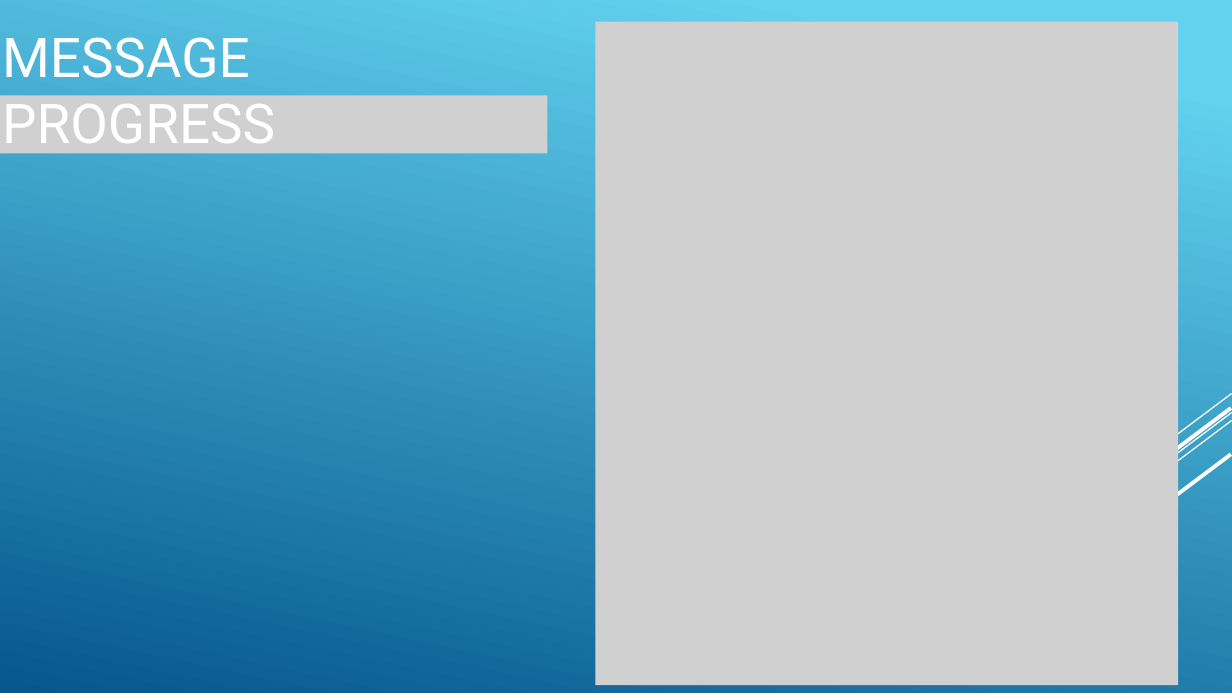
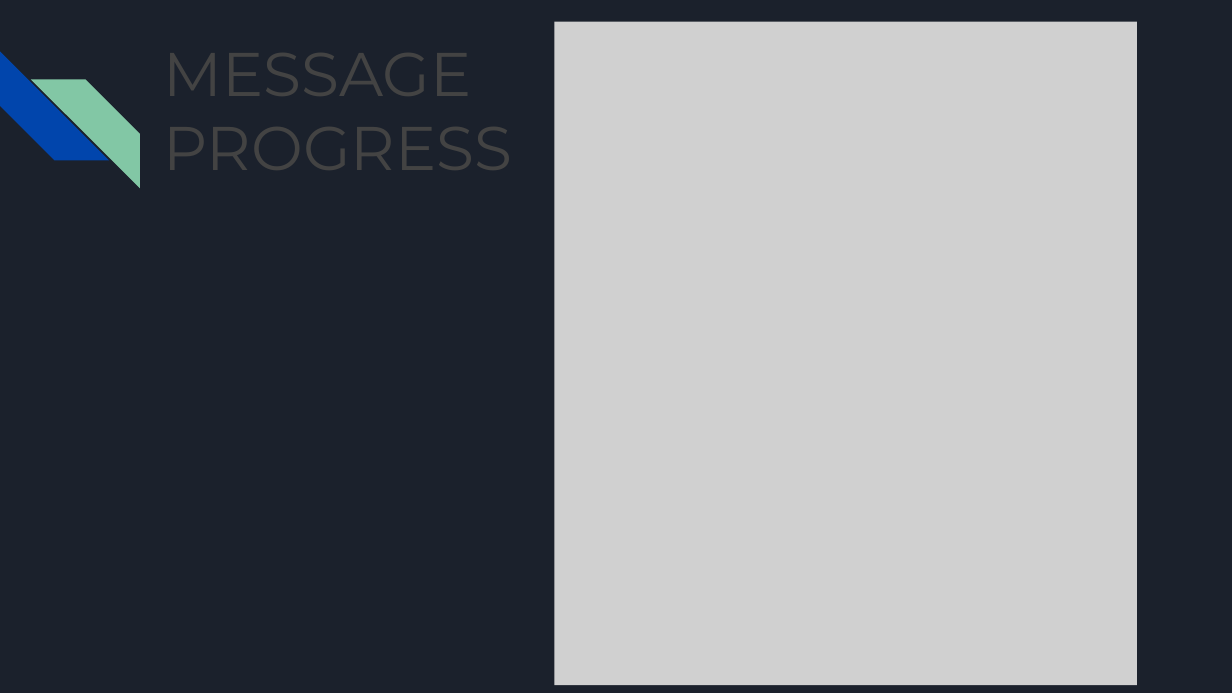
Before and after one commit to snehaljha/mini-project, a slide deck: slide 35 of EC 1307- Data communication and networking/Data_Com.pptx (slide 60 before the commit). Drawn at 1232x693 pixels with LibreOffice and Linux fonts; fonts in the diff are those of the drawing; grey boxes stand for pictures. Boxes give left, top, right and bottom in pixels: in the first picture for what was removed or moved away, otherwise in the second. Text is boxed around its words. In the diff, an @@ line names an element or a change of style, - is before the commit and + after.

```diff
--- a/EC 1307- Data communication and networking/Data_Com.pptx
+++ b/EC 1307- Data communication and networking/Data_Com.pptx
@@ background gradient #62D2EF to #05578D to #1B212C @@
@@ picture: place and size @@
-picture at [595, 22, 1178, 686]
+picture at [554, 22, 1137, 686]
@@ diag stripe added at [0, 52, 108, 160], fill #0145AC @@
@@ title removed at [2, 37, 275, 156] @@
-MESSAGE PROGRESS
@@ diag stripe added at [31, 79, 139, 187], fill #82C7A5 @@
@@ picture removed at [0, 95, 547, 153] @@
@@ group removed at [899, 393, 1232, 663]: 5 lines @@
```
Also in this commit, not shown: 37 other slides changed, 11 slides added, 25 slides removed.
